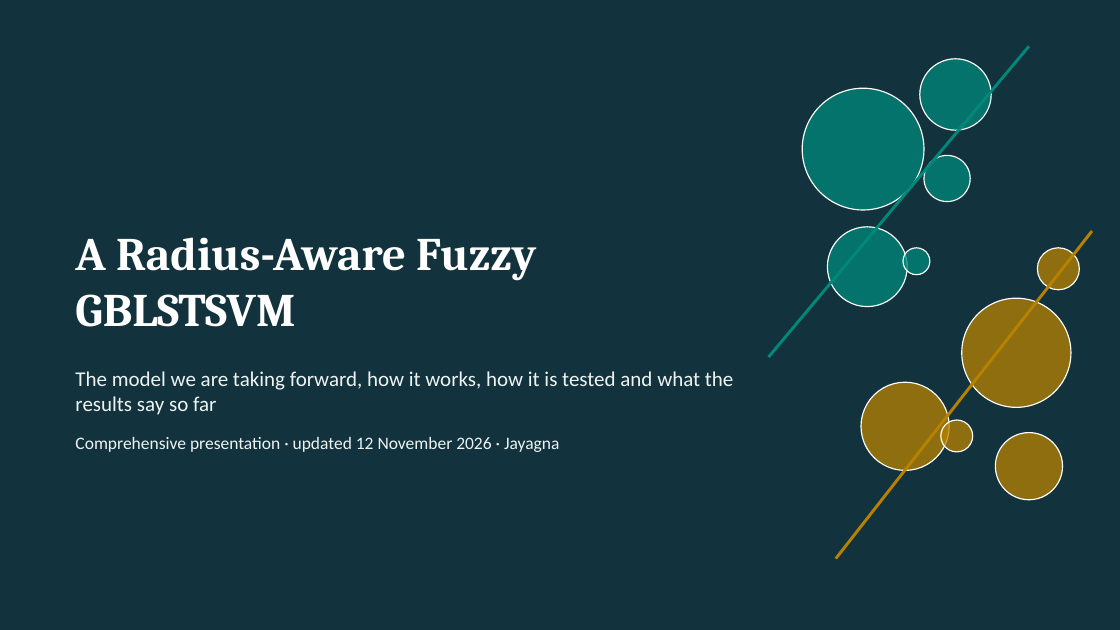
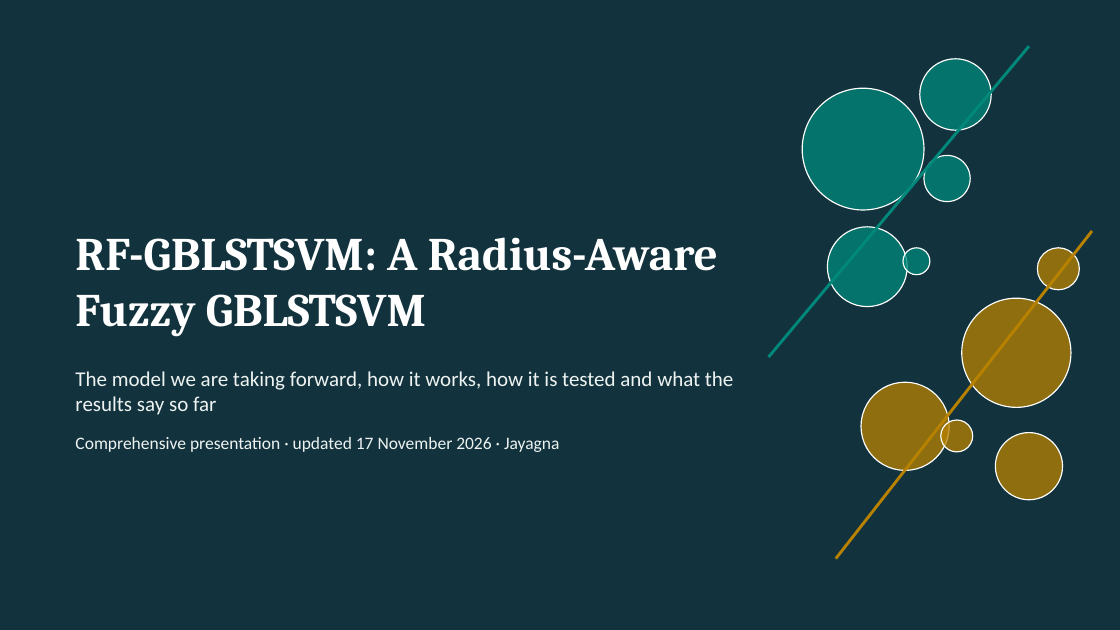
Before and after one commit to Jayagna/GBLSTSVM, a slide deck: slide 1 of reports/compre/compre_presentation.pptx. Drawn at 1120x630 pixels with LibreOffice and Linux fonts; fonts in the diff are those of the drawing. Boxes give left, top, right and bottom in pixels: in the first picture for what was removed or moved away, otherwise in the second. Text is boxed around its words. In the diff, an @@ line names an element or a change of style, - is before the commit and + after.

```diff
--- a/reports/compre/compre_presentation.pptx
+++ b/reports/compre/compre_presentation.pptx
@@ title at [75,237,718,337]: text changed @@
-A Radius-Aware Fuzzy GBLSTSVM
+RF-GBLSTSVM: A Radius-Aware Fuzzy GBLSTSVM
@@ text at [75,437,559,452]: text changed @@
-Comprehensive presentation · updated 12 November 2026 · Jayagna
+Comprehensive presentation · updated 17 November 2026 · Jayagna
```
Also in this commit, not shown: 7 other slides changed, 5 slides added, 4 other files.
